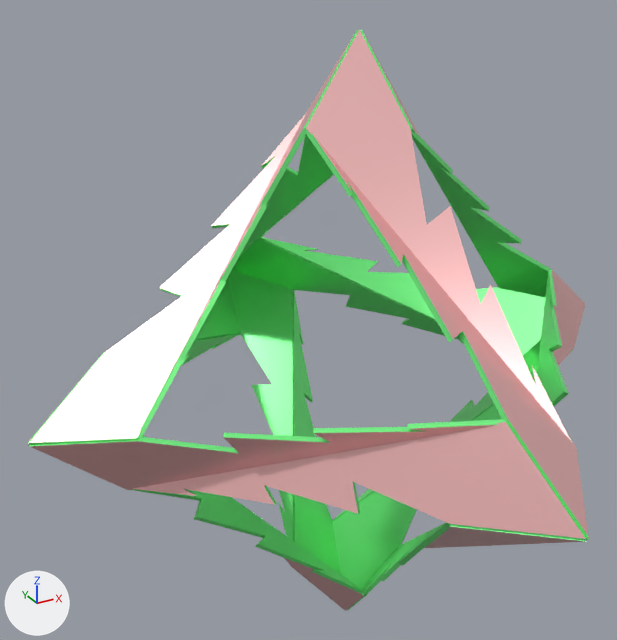
One commit to the glTF model regular3/vr/glb/Octahedron2.glb: the scene before it, then after it.
Rendered twice from a 50 mm camera at (-0.913, -1.46, 0.858) aimed at (-0.066, 0.08, 0.088). The lights are fixed; the arrows at lower left show +X, +Y and +Z. The older version comes first.

Objects in the first picture: 'root'.
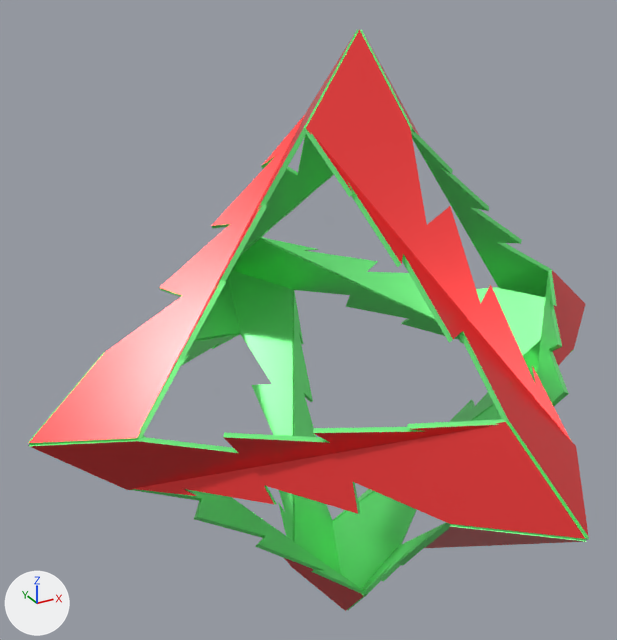
Pixel boxes (x1, y1, x2, y2) of what changed, in the pictures (617 x 640 px):
'root', recoloured (pink to red): (28, 29, 589, 611) in both

What the commit changed:
Material 'Material.009' (mat_material_009) changes colour from pink #ffc4c4 to red #f83f3f; in linear values from (1.0, 0.55, 0.55) to (0.94, 0.05, 0.05).
